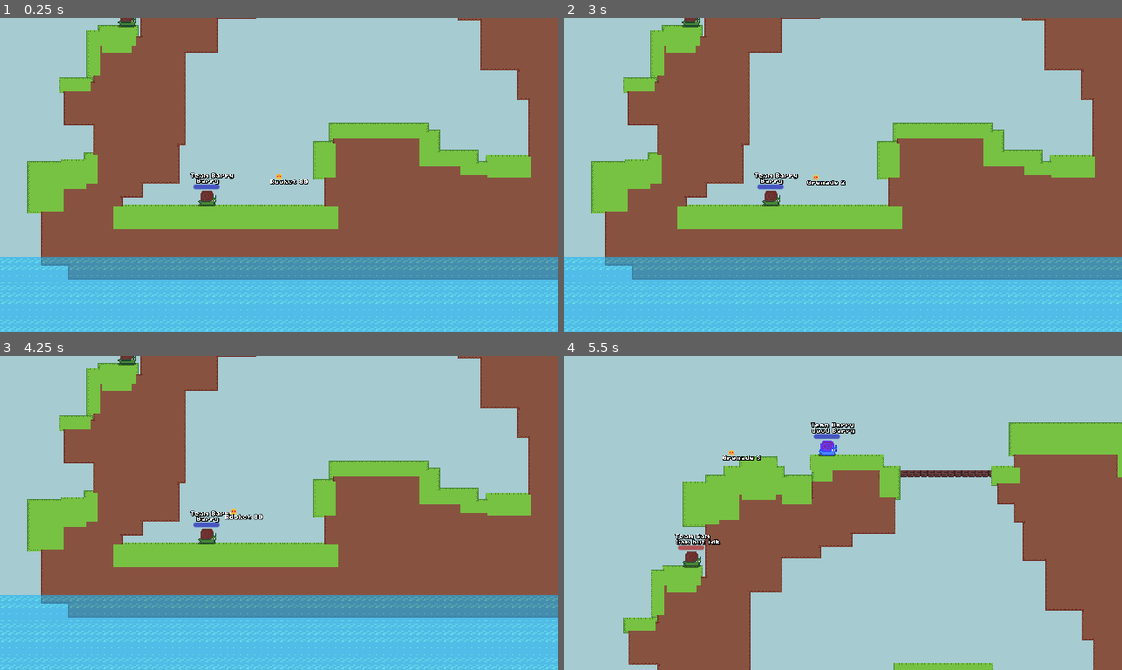
Above: before the commit, frames 1-4 (two rows, left to right).
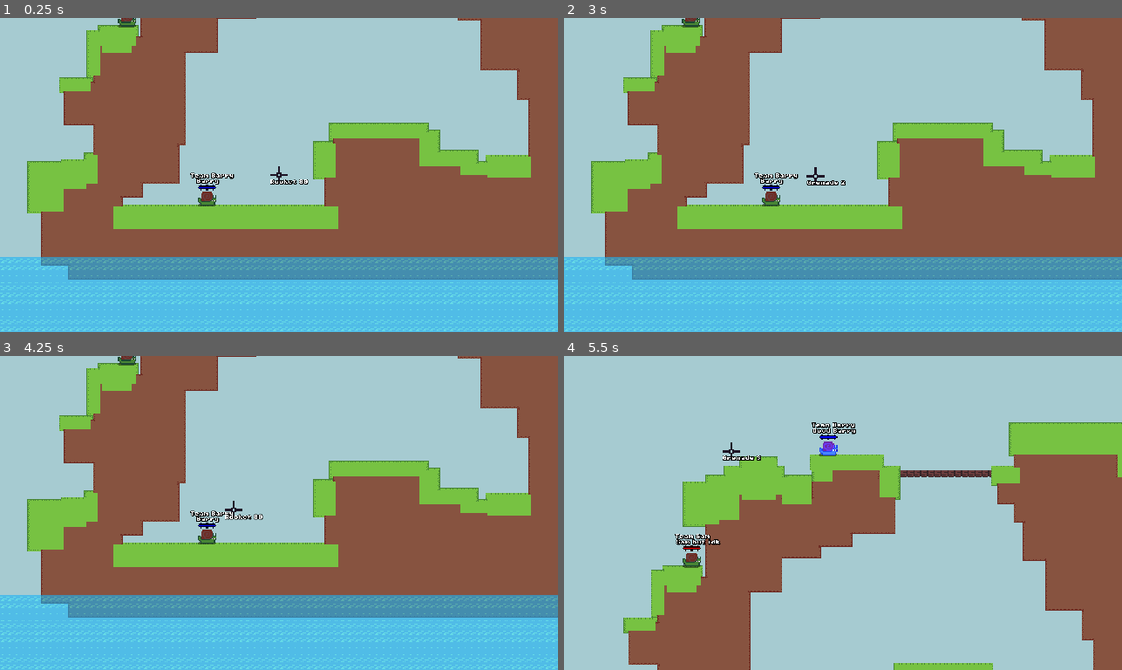
Above: after the commit, the same moments.

Repository: codingbanana21/Snail-Wars
Game: Godot game, scene res://scenes/game.tscn
Same seed, same stepped clock (60 frames per second), same inputs: the game is played once before the commit and once after it.
Inputs (mouse positions are in pixels of both pictures, inside the frame that each line leads up to):
- Up to frame 1 (0.25 s): no input
- Up to frame 2 (3 s): tap Enter (skip) at 0.5, 2 s; move the mouse to (837, 181) at 0.52 s; press the mouse at (837, 181) at 0.53 s; hold D (right) 0.53-2.03 s; tap W (jump) at 0.77, 1.52 s; tap Space at 1.25, 2.75 s; move the mouse to (887, 178) at 1.27 s; release the mouse at (887, 178) at 1.28 s; tap Mouse wheel down (last_weapon) at 1.35 s; move the mouse to (798, 171) at 2.02 s; hold A (left) from 2.03 s (still down); tap Mouse wheel up (next_weapon) at 2.1 s; move the mouse to (848, 175) at 2.77 s; click (848, 175) at 2.85 s
- Up to frame 3 (4.25 s): keep holding A (left); tap W (jump) at 3.02, 3.77 s; tap Enter (skip) at 3.5 s; move the mouse to (256, 506) at 3.52 s; tap Mouse wheel down (last_weapon) at 3.6 s
- Up to frame 4 (5.5 s): tap Space at 4.25 s; move the mouse to (870, 513) at 4.27 s; release A (left) at 4.28 s; hold D (right) from 4.28 s (still down); tap Mouse wheel up (next_weapon) at 4.35 s; tap W (jump) at 4.52 s; move the mouse to (815, 513) at 5.02 s; press the mouse at (815, 513) at 5.03 s

The runs differ from the first frame. In frame 1, 0.1% of the frame differs, in the area x 21-52%, y 0-59%; in frame 2, 0.2%; in frame 3, 0.2%; in frame 4, 0.5%, in the area x 10-100%, y 21-97%.

Commit message:
Change art

Diff:
--- a/scenes/mouse.tscn
+++ b/scenes/mouse.tscn
@@ -1,15 +1,16 @@
 [gd_scene format=3 uid="uid://dra1hgjpik7t0"]
 
 [ext_resource type="Script" uid="uid://dq5pcpy5obcn6" path="res://scripts/Mouse.gd" id="1_ouscy"]
-[ext_resource type="Texture2D" uid="uid://3o83rtce0c2w" path="res://assets/images/mini_fire.png" id="2_ouscy"]
+[ext_resource type="Texture2D" uid="uid://3tydmbpohdgr" path="res://assets/images/cross.png" id="2_xa71f"]
 [ext_resource type="LabelSettings" uid="uid://cm76igu117yxn" path="res://assets/fonts/label_settings.tres" id="3_xa71f"]
 
 [node name="Mouse" type="Node2D" unique_id=444797727]
 z_index = 100
 script = ExtResource("1_ouscy")
 
-[node name="MiniFire" type="Sprite2D" parent="." unique_id=1065564394]
-texture = ExtResource("2_ouscy")
+[node name="Cross" type="Sprite2D" parent="." unique_id=202798534]
+scale = Vector2(2, 2)
+texture = ExtResource("2_xa71f")
 
 [node name="WeaponLabel" type="Label" parent="." unique_id=1462468472]
 offset_left = -16.0
@@ -18,6 +19,7 @@
 offset_bottom = 31.0
 scale = Vector2(0.5, 0.5)
 label_settings = ExtResource("3_xa71f")
+horizontal_alignment = 1
 
 [node name="ShakeTimer" type="Timer" parent="." unique_id=1389379614]
 one_shot = true
--- a/scenes/player.tscn
+++ b/scenes/player.tscn
@@ -1,8 +1,10 @@
 [gd_scene format=3 uid="uid://ctdjq1dj1itqd"]
 
 [ext_resource type="Script" uid="uid://clhp10dxg5hpt" path="res://scripts/player.gd" id="1_3vyb7"]
-[ext_resource type="Texture2D" uid="uid://bdm5g2j38707a" path="res://assets/images/Snail.png" id="3_dqkch"]
+[ext_resource type="Texture2D" uid="uid://bdm5g2j38707a" path="res://assets/images/snail.png" id="3_dqkch"]
 [ext_resource type="LabelSettings" uid="uid://cm76igu117yxn" path="res://assets/fonts/label_settings.tres" id="3_qhqgy"]
+[ext_resource type="Texture2D" uid="uid://y40cu0b2lobn" path="res://assets/images/hp_bar.png" id="4_dqkch"]
+[ext_resource type="Texture2D" uid="uid://80ku7v6di7w0" path="res://assets/images/hp_bar2.png" id="4_qlg0r"]
 
 [sub_resource type="CapsuleShape2D" id="CapsuleShape2D_fo7mc"]
 radius = 5.0
@@ -55,12 +57,13 @@
 label_settings = ExtResource("3_qhqgy")
 horizontal_alignment = 1
 
-[node name="ProgressBar" type="ProgressBar" parent="." unique_id=1059633122]
-offset_left = -12.0
-offset_top = -12.0
-offset_right = 11.0
-offset_bottom = -8.0
-show_percentage = false
+[node name="ProgressBar" type="TextureProgressBar" parent="." unique_id=1037694749]
+offset_left = -8.5
+offset_top = -17.0
+offset_right = 14.5
+offset_bottom = -1.0
+texture_under = ExtResource("4_qlg0r")
+texture_progress = ExtResource("4_dqkch")
 
 [node name="NextPlayerTimer" type="Timer" parent="." unique_id=968713583]
 wait_time = 3.0
--- a/scripts/player.gd
+++ b/scripts/player.gd
@@ -4,7 +4,7 @@
 @onready var snail: Sprite2D = $Snail
 @onready var name_label: Label = $NameLabel
 @onready var team_label: Label = $TeamLabel
-@onready var progress_bar: ProgressBar = $ProgressBar
+@onready var progress_bar: TextureProgressBar = $ProgressBar
 @onready var next_player_timer: Timer = $NextPlayerTimer
 
 @export var player_number: int = 1
@@ -15,7 +15,7 @@
 const JUMP: float = -400.0
 const SPEED: float = 12.0
 const JUMP_SPEED: float = 200
-const PLAYER_GRAVITY: float = 32.0
+const PLAYER_GRAVITY: float = 30.0
 
 var projectile_speed: float = 0.0
 var max_hp: float = 100.0
@@ -79,6 +79,9 @@
 func _physics_process(delta: float) -> void:
 	velocity.y += PLAYER_GRAVITY
 
+	if velocity.y > 64 and is_on_floor():
+		velocity.y *= -1
+
 	if Globals.player_turn == player_number and !Input.is_action_pressed("attack"):
 		if is_on_floor():
 			dir = Input.get_axis("left", "right")
@@ -90,9 +93,6 @@
 		else:
 			if Input.is_action_pressed("jump"):
 				velocity.x += dir * JUMP_SPEED * delta
-
-	if velocity.y > 64 and is_on_floor():
-		velocity.y *= -1
 
 	move_and_slide()
 
@@ -158,6 +158,8 @@
 		var fall_damage = (velocity.y - 600) / 25.0
 		damage(fall_damage)
 
+		velocity.y *= -0.5
+
 		if Globals.player_turn == player_number:
 			next_player_timer.stop()
 			Globals.next_player()
Binary file removed: assets/images/Snail.png
Binary file added: assets/images/cross.png
Not shown, changed: assets/images/cross.png.import
Binary file changed: assets/images/drill.png
Binary file changed: assets/images/grenade.png
Binary file removed: assets/images/mini_fire.png
Binary file removed: assets/images/portal.png
Not shown, removed: assets/images/portal.png.import
Binary file changed: assets/images/rocket.png
Binary file added: assets/images/snail.png
Not shown, changed: assets/images/snail.png.import
